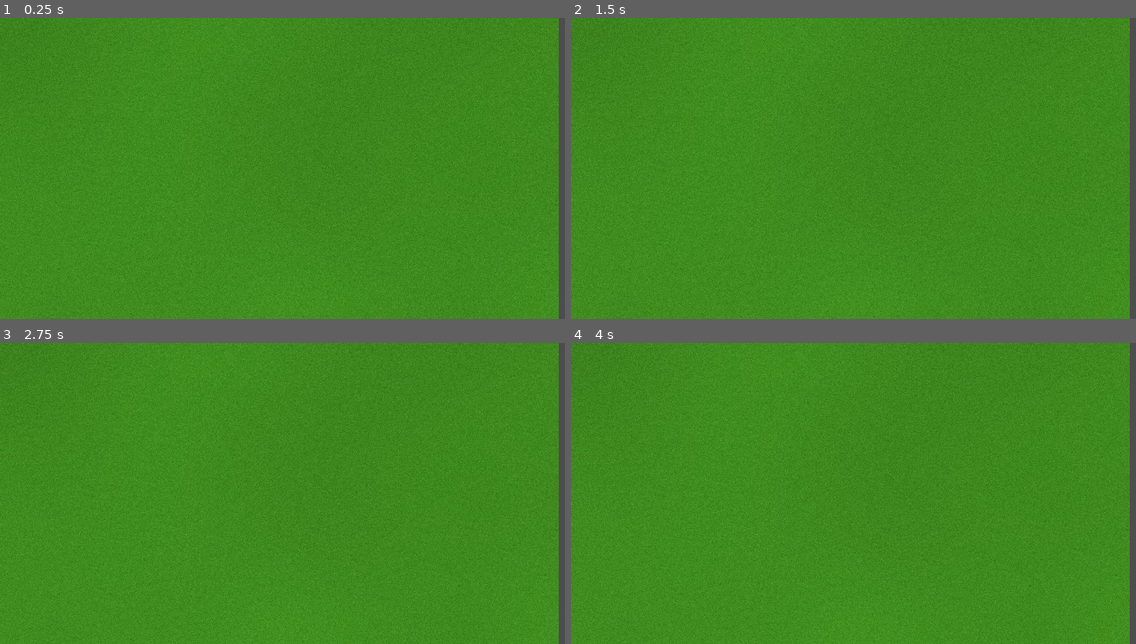
Above: before the commit, frames 1-4 (two rows, left to right).
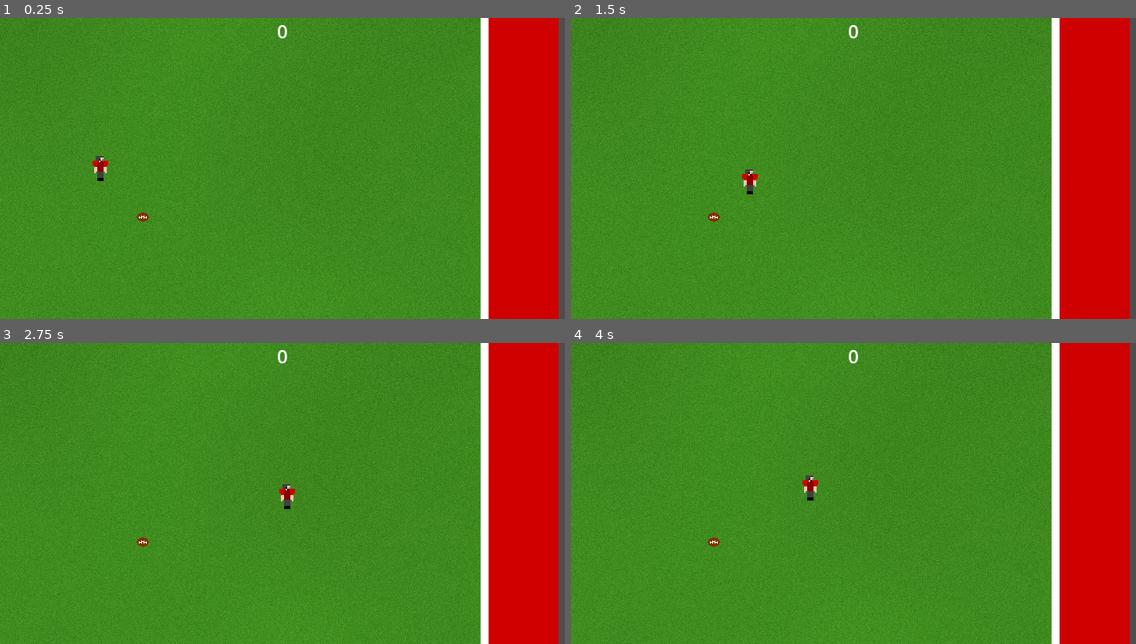
Above: after the commit, the same moments.

Repository: lucasarena03/arcade-game
Game: Godot game, scene res://scenes/game.tscn
Two runs of this game, one before a commit and one after it. Both use one fixed random seed, a clock stepped at 60 frames per second and the inputs below.
Inputs (mouse positions are in pixels of both pictures, inside the frame that each line leads up to):
- Up to frame 1 (0.25 s): no input
- Up to frame 2 (1.5 s): tap Enter at 0.5 s; move the mouse to (977, 153) at 0.52 s; click (977, 153) at 0.67 s; drag from (740, 183) to (825, 228) at 1.27 s
- Up to frame 3 (2.75 s): move the mouse to (339, 427) at 2.02 s; click (339, 427) at 2.17 s
- Up to frame 4 (4 s): drag from (825, 553) to (684, 448) at 2.77 s; move the mouse to (1023, 538) at 3.52 s; click (1023, 538) at 3.67 s

The runs differ from the first frame. In frame 1, 14% of the frame differs, in the area x 16-99%, y 0-100%; in frame 2, 14%; in frame 3, 14%; in frame 4, 14%.

Commit message:
Added player movement and endzone score logic

Diff:
--- a/project.godot
+++ b/project.godot
@@ -21,6 +21,10 @@
 window/size/viewport_height=384
 window/stretch/mode="viewport"
 
+[input_devices]
+
+pointing/emulate_touch_from_mouse=true
+
 [physics]
 
 3d/physics_engine="Jolt Physics"
--- /dev/null
+++ b/scenes/ball.tscn
@@ -0,0 +1,18 @@
+[gd_scene format=3 uid="uid://gcbabqgc88yr"]
+
+[ext_resource type="Texture2D" uid="uid://buaydyseq780b" path="res://assets/football.png" id="1_7s4qf"]
+[ext_resource type="Script" uid="uid://bvp6jyktlyxud" path="res://scripts/ball.gd" id="1_cxlvu"]
+
+[sub_resource type="CircleShape2D" id="CircleShape2D_7s4qf"]
+
+[node name="Ball" type="Area2D" unique_id=380215034]
+texture_filter = 1
+script = ExtResource("1_cxlvu")
+
+[node name="Sprite2D" type="Sprite2D" parent="." unique_id=300277329]
+texture = ExtResource("1_7s4qf")
+
+[node name="CollisionShape2D" type="CollisionShape2D" parent="." unique_id=914689654]
+shape = SubResource("CircleShape2D_7s4qf")
+
+[connection signal="area_entered" from="." to="." method="_on_area_entered"]
--- a/scenes/game.tscn
+++ b/scenes/game.tscn
@@ -1,11 +1,53 @@
 [gd_scene format=3 uid="uid://csp76gra7hilx"]
 
+[ext_resource type="Script" uid="uid://dabhu3yvvtwkm" path="res://scripts/game.gd" id="1_iywne"]
 [ext_resource type="Texture2D" uid="uid://c5l85iltkewcj" path="res://assets/grass.png" id="1_uwrxv"]
+[ext_resource type="PackedScene" uid="uid://c5sgnp4lmudhw" path="res://scenes/player.tscn" id="2_yqjtg"]
+[ext_resource type="PackedScene" uid="uid://gcbabqgc88yr" path="res://scenes/ball.tscn" id="3_lnu2h"]
+[ext_resource type="Script" uid="uid://d270ycw5sv0pf" path="res://scripts/endzone.gd" id="4_lbhrr"]
+
+[sub_resource type="RectangleShape2D" id="RectangleShape2D_lnu2h"]
+size = Vector2(96, 384)
 
 [node name="Game" type="Node" unique_id=1921397457]
+script = ExtResource("1_iywne")
 
 [node name="Background" type="Sprite2D" parent="." unique_id=267905886]
 position = Vector2(352, 192)
 texture = ExtResource("1_uwrxv")
 metadata/_edit_lock_ = true
 metadata/_edit_group_ = true
+
+[node name="Ball" parent="." unique_id=380215034 instance=ExtResource("3_lnu2h")]
+position = Vector2(224, 192)
+
+[node name="Player" parent="." unique_id=1709095921 instance=ExtResource("2_yqjtg")]
+position = Vector2(128, 192)
+
+[node name="Endzone" type="Area2D" parent="." unique_id=1130507858]
+position = Vector2(672, 192)
+script = ExtResource("4_lbhrr")
+
+[node name="CollisionShape2D" type="CollisionShape2D" parent="Endzone" unique_id=692936610]
+shape = SubResource("RectangleShape2D_lnu2h")
+
+[node name="CanvasLayer" type="CanvasLayer" parent="." unique_id=1350042170]
+
+[node name="Control" type="Control" parent="CanvasLayer" unique_id=413084335]
+layout_mode = 3
+anchors_preset = 15
+anchor_right = 1.0
+anchor_bottom = 1.0
+grow_horizontal = 2
+grow_vertical = 2
+
+[node name="ScoreLabel" type="Label" parent="CanvasLayer/Control" unique_id=1225987697]
+unique_name_in_owner = true
+layout_mode = 1
+anchors_preset = 10
+anchor_right = 1.0
+offset_bottom = 23.0
+grow_horizontal = 2
+theme_override_font_sizes/font_size = 24
+horizontal_alignment = 1
+vertical_alignment = 2
--- /dev/null
+++ b/scenes/player.tscn
@@ -0,0 +1,19 @@
+[gd_scene format=3 uid="uid://c5sgnp4lmudhw"]
+
+[ext_resource type="Texture2D" uid="uid://b57b5sst0g8rq" path="res://assets/friendly_player.png" id="1_3vyb7"]
+[ext_resource type="Script" uid="uid://bxhlr305wupbe" path="res://scripts/player.gd" id="1_g2els"]
+
+[sub_resource type="CapsuleShape2D" id="CapsuleShape2D_3vyb7"]
+
+[node name="Player" type="Area2D" unique_id=1709095921]
+texture_filter = 1
+script = ExtResource("1_g2els")
+
+[node name="Sprite2D" type="Sprite2D" parent="." unique_id=902984702]
+scale = Vector2(2, 2)
+texture = ExtResource("1_3vyb7")
+
+[node name="CollisionShape2D" type="CollisionShape2D" parent="." unique_id=357326455]
+shape = SubResource("CapsuleShape2D_3vyb7")
+
+[connection signal="area_entered" from="." to="." method="_on_area_entered"]
--- /dev/null
+++ b/scripts/ball.gd
@@ -0,0 +1,27 @@
+extends Area2D
+
+@onready var game = get_tree().root.get_node("Game")
+
+var holder: Player = null
+
+func _ready() -> void:
+    reset_position()
+
+
+func reset_position():
+    # 128 0 -> 320 384
+    global_position = Vector2(randf_range(128, 320), randf_range(0, 384))
+
+
+func is_being_held() -> bool:
+    return holder != null
+
+
+func _on_area_entered(area: Area2D) -> void:
+    if area is Player and not is_being_held():
+        holder = area
+
+
+func _process(delta: float) -> void:
+    if is_being_held():
+        global_position = holder.global_position + Vector2(8, 0)
--- /dev/null
+++ b/scripts/endzone.gd
@@ -0,0 +1 @@
+class_name Endzone extends Area2D
--- /dev/null
+++ b/scripts/game.gd
@@ -0,0 +1,8 @@
+extends Node
+
+@onready var score_label = %ScoreLabel
+
+var score: int = 0
+
+func _process(delta: float) -> void:
+    score_label.text = "%d" % score
--- /dev/null
+++ b/scripts/player.gd
@@ -0,0 +1,43 @@
+class_name Player extends Area2D
+
+@onready var game = get_tree().root.get_node("Game")
+
+@export var speed : int = 150
+@export var stop_distance : float = 8.0
+
+var _target: Vector2
+var _moving: bool = false
+
+func reset_position() -> void:
+	global_position = Vector2(64, 192 + randf_range(-64, 64))
+
+
+func _ready():
+	_target = global_position
+
+func _input(event):
+	# Touch (mobile) or mouse click (desktop)
+	if (event is InputEventScreenTouch and event.pressed) or event is InputEventScreenDrag:
+		_target = event.position
+		_moving = true
+
+
+func _process(delta):
+	if _moving:
+		var direction = _target - global_position
+		var distance = direction.length_squared()
+		if distance > stop_distance * stop_distance:
+			direction = direction.normalized()
+			global_position += direction * speed * delta
+		else:
+			_moving = false
+
+
+func _on_area_entered(area: Area2D) -> void:
+	if area is Endzone:
+		var ball = game.get_node("Ball")
+		if ball.holder == self:
+			game.score += 1
+			ball.holder = null
+			ball.reset_position()
+			reset_position()
Binary file changed: assets/grass.png
Not shown, added: scripts/ball.gd.uid
Not shown, added: scripts/endzone.gd.uid
Not shown, added: scripts/game.gd.uid
Not shown, added: scripts/player.gd.uid
